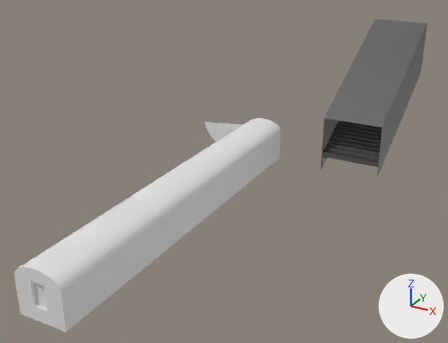
The Blender file SourceAssets/Environments/Subway/SubwayBlockout.blend: old version first, new version second.
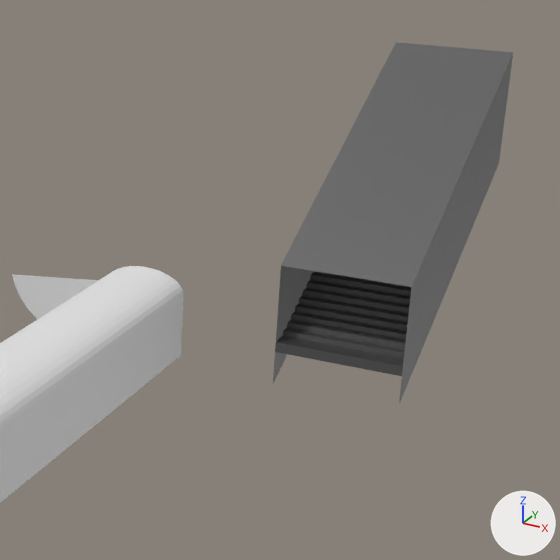
There are two pictures of each version: one whole from a camera (50 mm lens) standing at (24.2, -50.1, 34.7) and looking at (-7.6, 7.7, 5.8), one close up on the part from 45% to 100% of the width and 0% to 73% of the height. Every picture has the same lights, and +X, +Y and +Z are marked at lower right. The older version's two pictures come first.

Objects in the first close-up: 'Stairs', 'Train'.
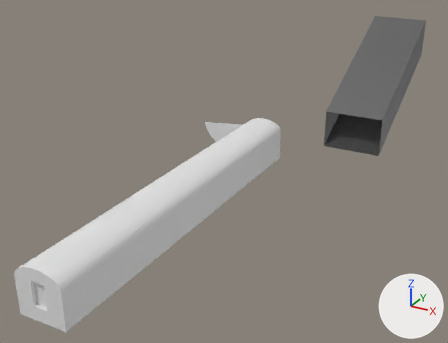
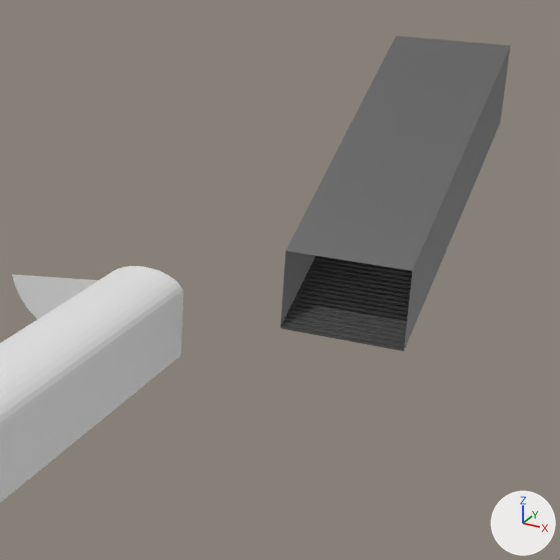
Commit message: More blockout work

Changed parts and their boxes [x1, y1, x2, y2] in the close-ups (560 x 560 px):
'Stairs', reshaped (13% shorter)
    before: [273, 42, 513, 404]
    after: [280, 36, 510, 351]
part 1 of me_ucx_1m_cube_002, rebuilt (9% shorter)
    before: [275, 271, 424, 376]
    after: [280, 256, 426, 351]
part 2 of me_ucx_1m_cube_002, rebuilt (13% shorter)
    before: [273, 42, 513, 404]
    after: [281, 36, 510, 350]

The change, as a diff of the scene's bpy script:
```diff
--- a/SourceAssets/Environments/Subway/SubwayBlockout.blend.py
+++ b/SourceAssets/Environments/Subway/SubwayBlockout.blend.py
@@ me_ucx_1m_cube_002 @@
 # used by ob_stairs; location = (0.0, 0.0, 0.0)
-me_ucx_1m_cube_002.from_pydata(...)  # 258 vertices, 188 faces; spans x -0.7..6.7, y 21.4..40.6, z 2.1..18.8
+me_ucx_1m_cube_002.from_pydata(...)  # 250 vertices, 123 faces; spans x -1.4..6.0, y 24.0..43.0, z 4.6..18.8
+# me_ucx_1m_cube_002 part 1: the loose piece of 250 vertices spanning x -0.7..6.7, y 21.4..40.6, z 4.2..13.8 is rebuilt with 242 vertices and now spans x -1.4..6.0, y 24.0..43.0, z 4.6..13.8
+# me_ucx_1m_cube_002 part 2: the loose piece of 8 vertices spanning x -0.7..6.7, y 21.4..40.6, z 2.1..18.8 is rebuilt with 8 vertices and now spans x -1.4..6.0, y 24.0..43.0, z 4.6..18.8
 me_ucx_1m_cube_002.materials.append(mat_popcornceiling1_mi)
```
